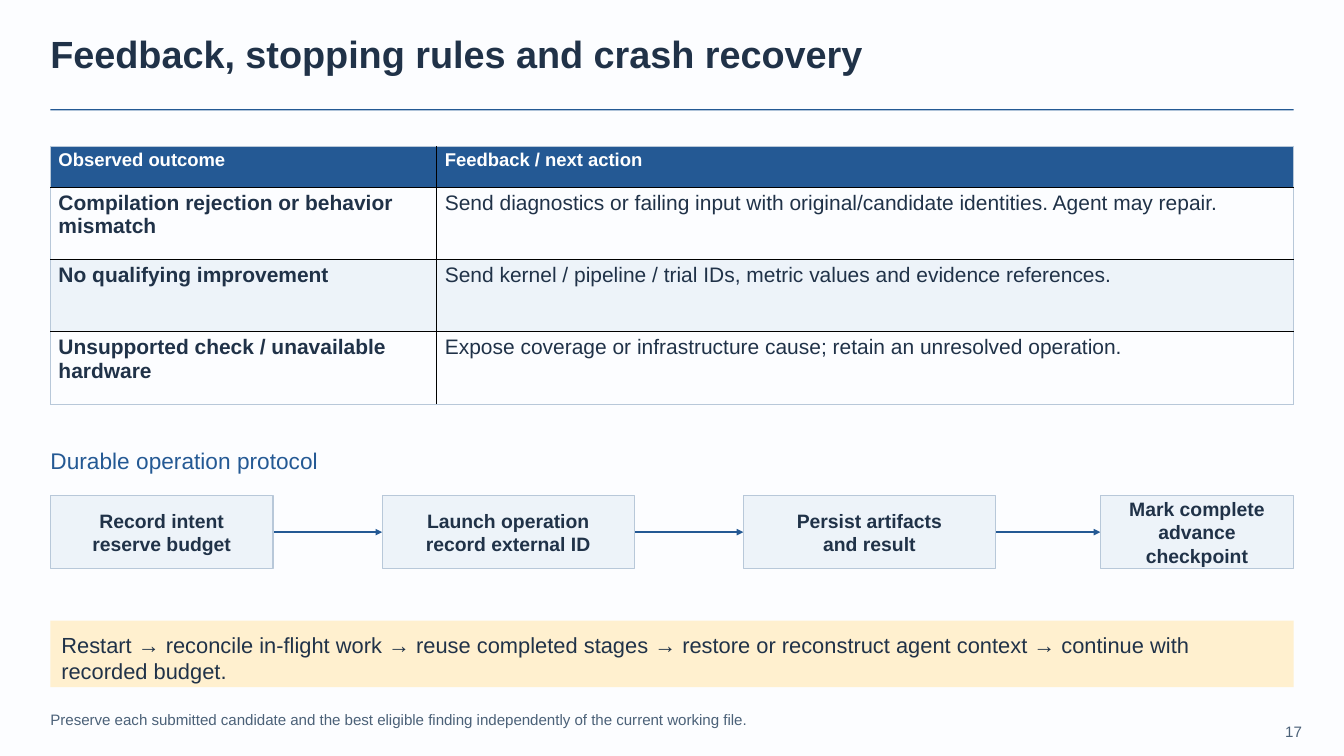
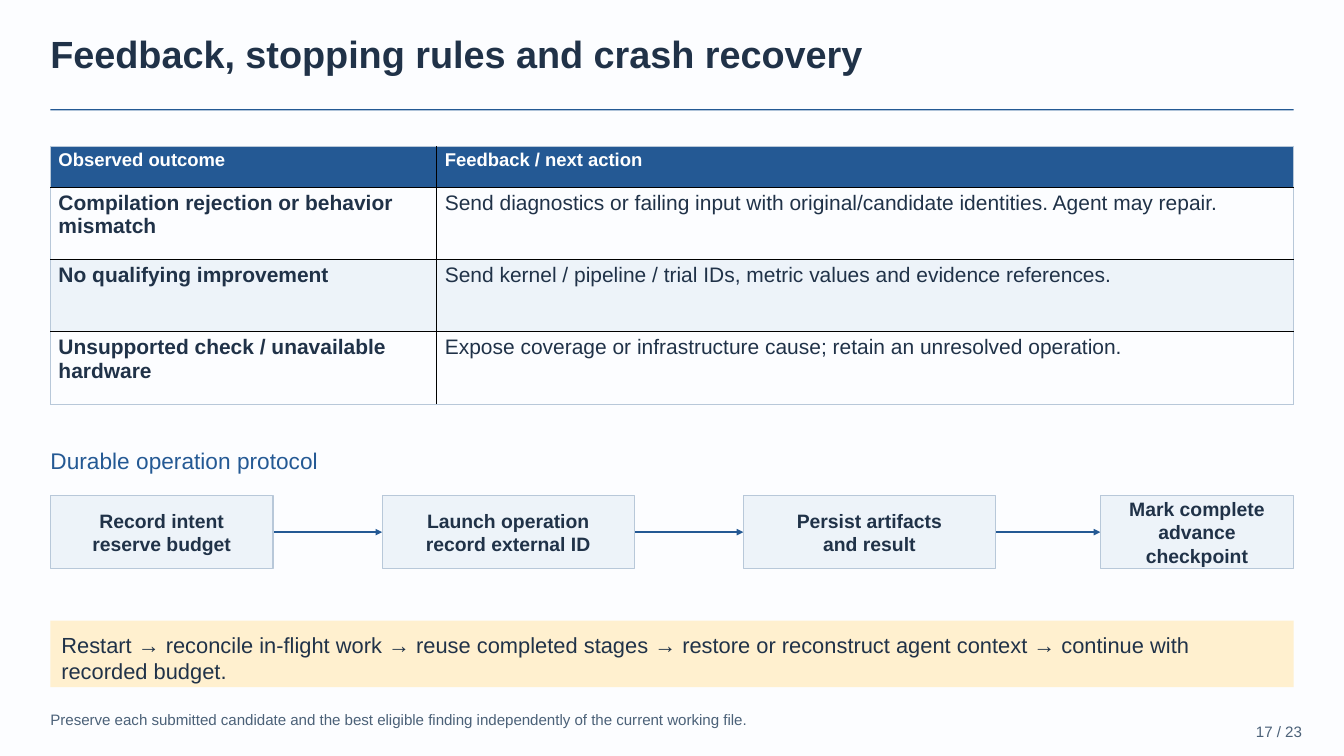
Before and after one commit to BonZirka/ascend-npu-optimization-research, a slide deck: slide 17 of output/ascend-optimization-pitch/ascend-optimization-technical.pptx. Drawn at 1344x756 pixels with LibreOffice and Linux fonts; fonts in the diff are those of the drawing. Boxes give left, top, right and bottom in pixels: in the first picture for what was removed or moved away, otherwise in the second. Text is boxed around its words. In the diff, an @@ line names an element or a change of style, - is before the commit and + after.

```diff
--- a/output/ascend-optimization-pitch/ascend-optimization-technical.pptx
+++ b/output/ascend-optimization-pitch/ascend-optimization-technical.pptx
@@ text at box(1256, 726, 1302, 737): text changed @@
-17
+17 / 23
```
Also in this commit, not shown: 22 other slides changed, 5 other files.
